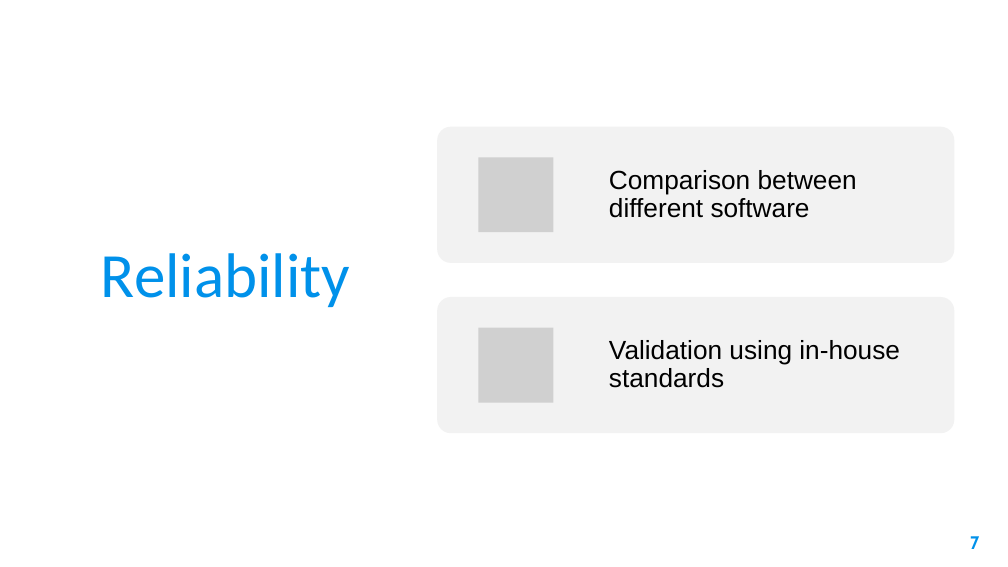
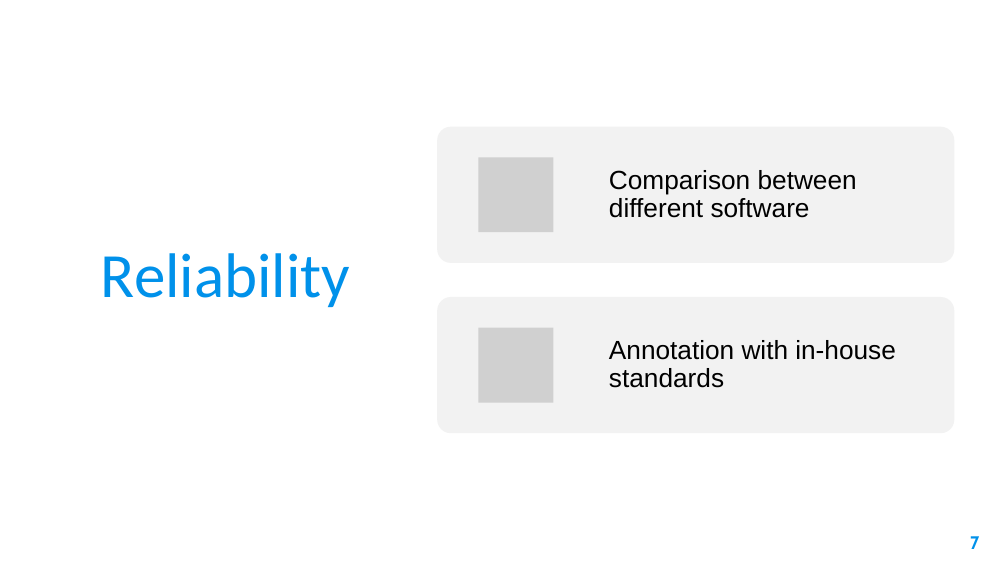
Before and after one commit to XiminHu/mass-suite, a slide deck: slide 7 of doc/20210326 ACS presentation.pptx. Drawn at 1008x567 pixels with LibreOffice and Linux fonts; fonts in the diff are those of the drawing; grey boxes stand for pictures; background and template pictures are left out. Boxes give left, top, right and bottom in pixels: in the first picture for what was removed or moved away, otherwise in the second. Text is boxed around its words. In the diff, an @@ line names an element or a change of style, - is before the commit and + after.

```diff
--- a/doc/20210326 ACS presentation.pptx
+++ b/doc/20210326 ACS presentation.pptx
@@ text at (x1=609, y1=340, x2=896, y2=388): text changed @@
-Validation using in-house standards
+Annotation with in-house standards
```
Also in this commit, not shown: 6 other slides changed.
